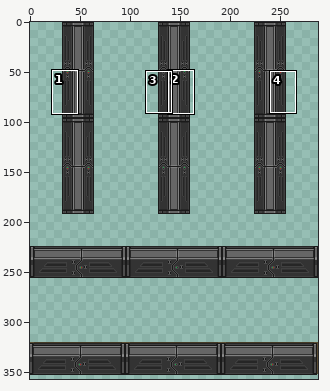
A sprite sheet gets an edit: Resources/Textures/_RMC14/Structures/Doors/Airlocks/Triple/ocp_large_dark.rsi/door_deny.png. Above: a wide view before the commit, with the close-up outlined.
Close-up. Earlier state:
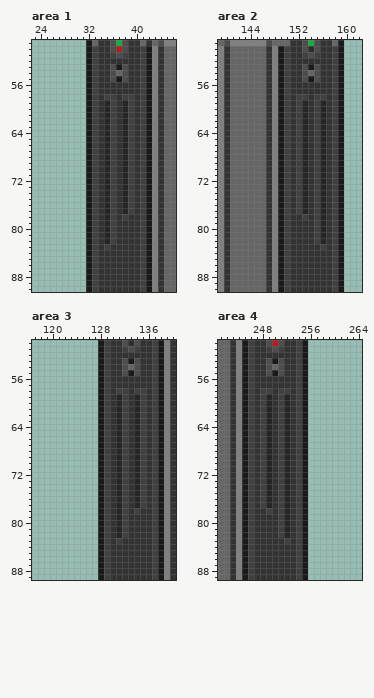
The file is 288x384 pixels. Shown: area 1: x 23..46, y 49..90; area 2: x 139..162, y 49..90; area 3: x 117..140, y 50..89; area 4: x 241..264, y 50..89. The wide view leaves out empty margins. The commit also changed other parts of the picture, which this record leaves out.
After the commit:
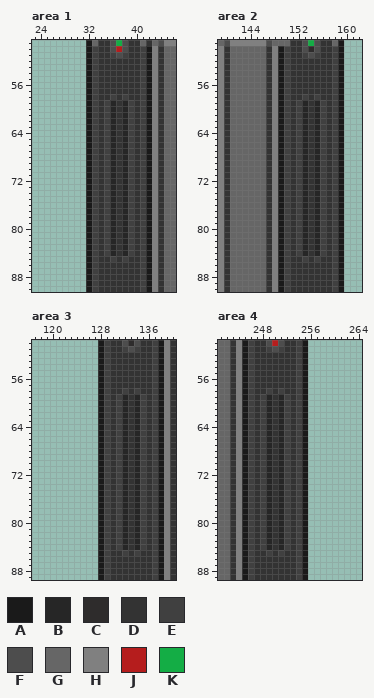
Palette (. is transparent): A #1a1a1a  B #262626  C #2e2c2c  D #333333  E #404040  F #4d4d4d  G #666666  H #808080  J #b51d1d  K #14ad45
Changes in this commit:
--- area 1
@@ x 33..41 @@
 52 EDDDDDDDE
-53 EDDFAFDDE
-54 EDDFGFDDE
-55 EDDFAFDDE
+53 EDDDDDDDE
+54 EDDDDDDDE
+55 EDDDDDDDE
 56 EDDDDDDDE
 57 EDDDDDDDE
-58 EDEEDEEDE
-59 EDBEDBEDE
-60 EDBEDBEDE
-61 EDBEDBEDE
-62 EDBEDBEDE
-63 EDBEDBEDE
-64 EDBEDBEDE
-65 EDBEDBEDE
-66 EDBEDBEDE
-67 EDBEDBEDE
-68 EDBEDBEDE
-69 EDBEDBEDE
-70 EDBEDBEDE
-71 EDBEDBEDE
-72 EDBEDBEDE
-73 EDBEDBEDE
-74 EDBEDBEDE
-75 EDBEDBEDE
-76 EDBEDBEDE
-77 EDBEDBEDE
-78 EDBEDEDDE
-79 EDBEDDDDE
-80 EDBEDDDDE
-81 EDBEDDDDE
-82 EDBEDDDDE
-83 EDEDDDDDE
-84 EDDDDDDDE
-85 EDDDDDDDE
+58 EDDEDEDDE
+59 EDEBDBEDE
+60 EDEBDBEDE
+61 EDEBDBEDE
+62 EDEBDBEDE
+63 EDEBDBEDE
+64 EDEBDBEDE
+65 EDEBDBEDE
+66 EDEBDBEDE
+67 EDEBDBEDE
+68 EDEBDBEDE
+69 EDEBDBEDE
+70 EDEBDBEDE
+71 EDEBDBEDE
+72 EDEBDBEDE
+73 EDEBDBEDE
+74 EDEBDBEDE
+75 EDEBDBEDE
+76 EDEBDBEDE
+77 EDEBDBEDE
+78 EDEBDBEDE
+79 EDEBDBEDE
+80 EDEBDBEDE
+81 EDEBDBEDE
+82 EDEBDBEDE
+83 EDEBDBEDE
+84 EDEBDBEDE
+85 EDDEDEDDE
 86 EDDDDDDDE
--- area 2
@@ x 150..158 @@
 52 EDDDDDDDE
-53 EDDFAFDDE
-54 EDDFGFDDE
-55 EDDFAFDDE
+53 EDDDDDDDE
+54 EDDDDDDDE
+55 EDDDDDDDE
 56 EDDDDDDDE
 57 EDDDDDDDE
-58 EDEEDEEDE
-59 EDEBDEBDE
-60 EDEBDEBDE
-61 EDEBDEBDE
-62 EDEBDEBDE
-63 EDEBDEBDE
-64 EDEBDEBDE
-65 EDEBDEBDE
-66 EDEBDEBDE
-67 EDEBDEBDE
-68 EDEBDEBDE
-69 EDEBDEBDE
-70 EDEBDEBDE
-71 EDEBDEBDE
-72 EDEBDEBDE
-73 EDEBDEBDE
-74 EDEBDEBDE
-75 EDEBDEBDE
-76 EDEBDEBDE
-77 EDEBDEBDE
-78 EDDEDEBDE
-79 EDDDDEBDE
-80 EDDDDEBDE
-81 EDDDDEBDE
-82 EDDDDEBDE
-83 EDDDDDEDE
-84 EDDDDDDDE
-85 EDDDDDDDE
+58 EDDEDEDDE
+59 EDEBDBEDE
+60 EDEBDBEDE
+61 EDEBDBEDE
+62 EDEBDBEDE
+63 EDEBDBEDE
+64 EDEBDBEDE
+65 EDEBDBEDE
+66 EDEBDBEDE
+67 EDEBDBEDE
+68 EDEBDBEDE
+69 EDEBDBEDE
+70 EDEBDBEDE
+71 EDEBDBEDE
+72 EDEBDBEDE
+73 EDEBDBEDE
+74 EDEBDBEDE
+75 EDEBDBEDE
+76 EDEBDBEDE
+77 EDEBDBEDE
+78 EDEBDBEDE
+79 EDEBDBEDE
+80 EDEBDBEDE
+81 EDEBDBEDE
+82 EDEBDBEDE
+83 EDEBDBEDE
+84 EDEBDBEDE
+85 EDDEDEDDE
 86 EDDDDDDDE
--- area 3
@@ x 129..137 @@
 52 EDDDDDDDE
-53 EDDFAFDDE
-54 EDDFGFDDE
-55 EDDFAFDDE
+53 EDDDDDDDE
+54 EDDDDDDDE
+55 EDDDDDDDE
 56 EDDDDDDDE
 57 EDDDDDDDE
-58 EDEEDEEDE
-59 EDBEDBEDE
-60 EDBEDBEDE
-61 EDBEDBEDE
-62 EDBEDBEDE
-63 EDBEDBEDE
-64 EDBEDBEDE
-65 EDBEDBEDE
-66 EDBEDBEDE
-67 EDBEDBEDE
-68 EDBEDBEDE
-69 EDBEDBEDE
-70 EDBEDBEDE
-71 EDBEDBEDE
-72 EDBEDBEDE
-73 EDBEDBEDE
-74 EDBEDBEDE
-75 EDBEDBEDE
-76 EDBEDBEDE
-77 EDBEDBEDE
-78 EDBEDEDDE
-79 EDBEDDDDE
-80 EDBEDDDDE
-81 EDBEDDDDE
-82 EDBEDDDDE
-83 EDEDDDDDE
-84 EDDDDDDDE
-85 EDDDDDDDE
+58 EDDEDEDDE
+59 EDEBDBEDE
+60 EDEBDBEDE
+61 EDEBDBEDE
+62 EDEBDBEDE
+63 EDEBDBEDE
+64 EDEBDBEDE
+65 EDEBDBEDE
+66 EDEBDBEDE
+67 EDEBDBEDE
+68 EDEBDBEDE
+69 EDEBDBEDE
+70 EDEBDBEDE
+71 EDEBDBEDE
+72 EDEBDBEDE
+73 EDEBDBEDE
+74 EDEBDBEDE
+75 EDEBDBEDE
+76 EDEBDBEDE
+77 EDEBDBEDE
+78 EDEBDBEDE
+79 EDEBDBEDE
+80 EDEBDBEDE
+81 EDEBDBEDE
+82 EDEBDBEDE
+83 EDEBDBEDE
+84 EDEBDBEDE
+85 EDDEDEDDE
 86 EDDDDDDDE
--- area 4
@@ x 246..254 @@
 52 EDDDDDDDE
-53 EDDFAFDDE
-54 EDDFGFDDE
-55 EDDFAFDDE
+53 EDDDDDDDE
+54 EDDDDDDDE
+55 EDDDDDDDE
 56 EDDDDDDDE
 57 EDDDDDDDE
-58 EDEEDEEDE
-59 EDEBDEBDE
-60 EDEBDEBDE
-61 EDEBDEBDE
-62 EDEBDEBDE
-63 EDEBDEBDE
-64 EDEBDEBDE
-65 EDEBDEBDE
-66 EDEBDEBDE
-67 EDEBDEBDE
-68 EDEBDEBDE
-69 EDEBDEBDE
-70 EDEBDEBDE
-71 EDEBDEBDE
-72 EDEBDEBDE
-73 EDEBDEBDE
-74 EDEBDEBDE
-75 EDEBDEBDE
-76 EDEBDEBDE
-77 EDEBDEBDE
-78 EDDEDEBDE
-79 EDDDDEBDE
-80 EDDDDEBDE
-81 EDDDDEBDE
-82 EDDDDEBDE
-83 EDDDDDEDE
-84 EDDDDDDDE
-85 EDDDDDDDE
+58 EDDEDEDDE
+59 EDEBDBEDE
+60 EDEBDBEDE
+61 EDEBDBEDE
+62 EDEBDBEDE
+63 EDEBDBEDE
+64 EDEBDBEDE
+65 EDEBDBEDE
+66 EDEBDBEDE
+67 EDEBDBEDE
+68 EDEBDBEDE
+69 EDEBDBEDE
+70 EDEBDBEDE
+71 EDEBDBEDE
+72 EDEBDBEDE
+73 EDEBDBEDE
+74 EDEBDBEDE
+75 EDEBDBEDE
+76 EDEBDBEDE
+77 EDEBDBEDE
+78 EDEBDBEDE
+79 EDEBDBEDE
+80 EDEBDBEDE
+81 EDEBDBEDE
+82 EDEBDBEDE
+83 EDEBDBEDE
+84 EDEBDBEDE
+85 EDDEDEDDE
 86 EDDDDDDDE
